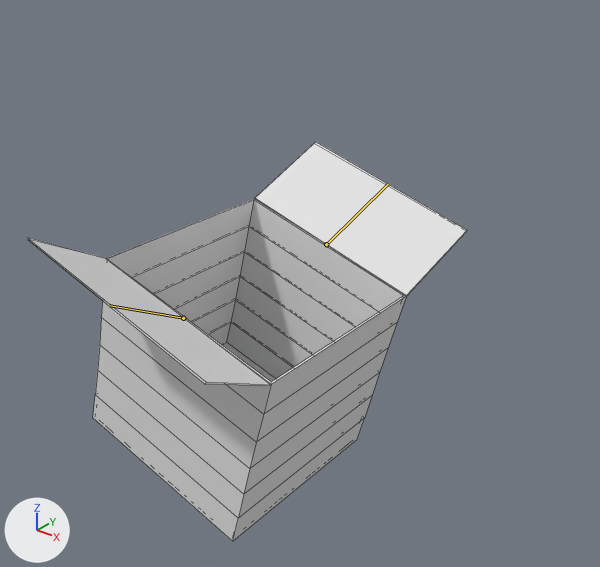
The FBX model Assets/Models/Cat&Box/Box.fbx: old version first, new version second.
One viewpoint serves both versions: a 50 mm lens placed at (4.84, -5.22, 5.03), pointed at (0.62, 0.05, 1.77). The lights are fixed; the arrows at lower left show +X, +Y and +Z. Both versions are drawn at frame 20 of the action 'Box_ArmatureCups.001|Jump_Small(no_transform)'; the numbers are the values there. The bones that change are drawn over the model as lines. Mesh edges are drawn as thin lines.
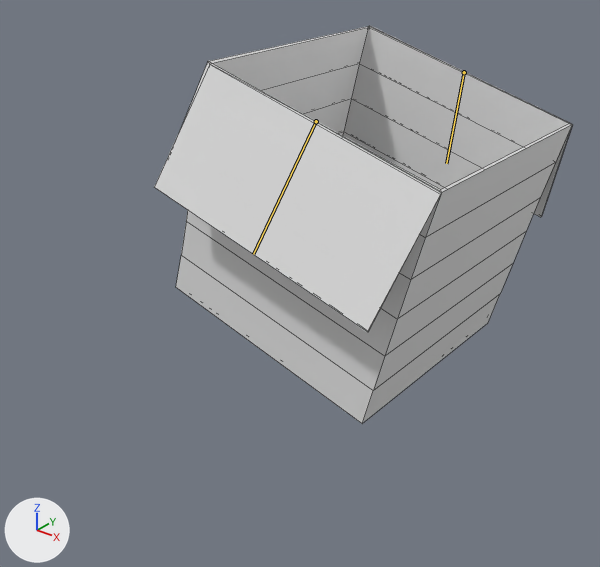
Location of each change, (x1, y1, x2, y2) in pixels of the pictures (600 x 567 px):
'Cube.017', posed (10% wider, 16% taller)
    before: (27, 199, 406, 541)
    after: (154, 26, 572, 423)
'Cube.018', posed (24% taller)
    before: (255, 142, 467, 296)
    after: (369, 26, 573, 217)
bone 'Top.004', root to tip
    before: (326, 244) to (388, 184)
    after: (464, 72) to (446, 163)
bone 'Top.003', root to tip
    before: (183, 318) to (109, 305)
    after: (316, 121) to (253, 254)

What the commit changed:
Object 'Box_ArmatureCups.001' (bone_rig_object) moves from (0.0, 0.0, -0.032) to (1.35, 0.046, 1.859).
Bone 'Top.004' (bone_top_004) turns from (-45, -66, -115) to (50, -40, 76) degrees about its own x, y and z.
Bone 'Top.003' (bone_top_003) turns from (-69, 67, 88) to (60, 43, -69) degrees about its own x, y and z.
